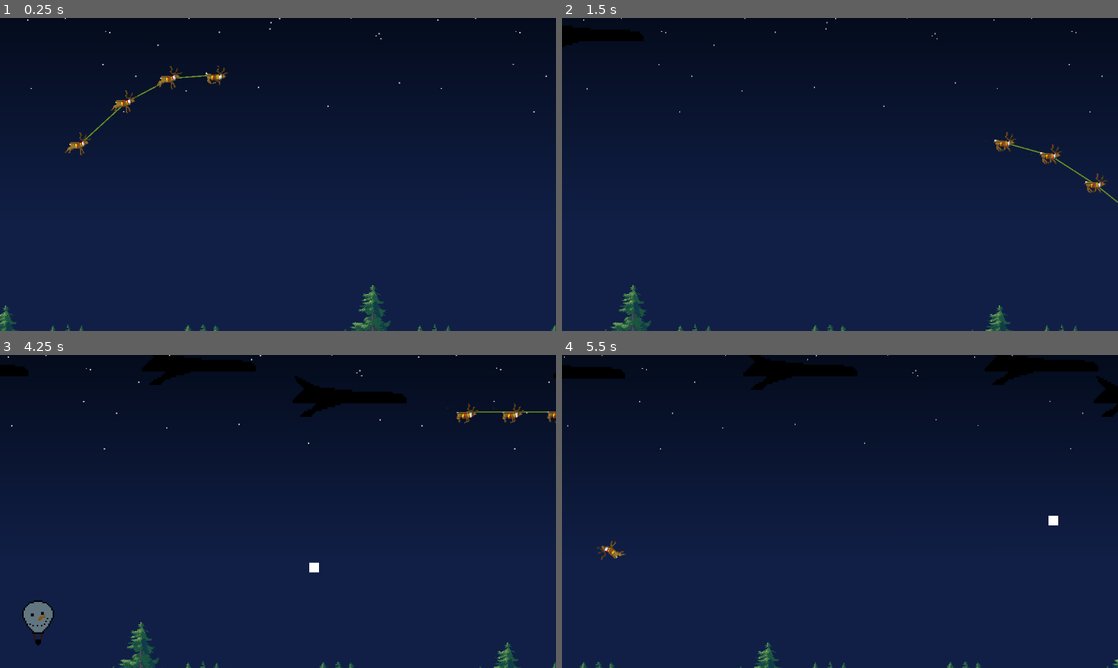
Above: before the commit, frames 1-4 (two rows, left to right).
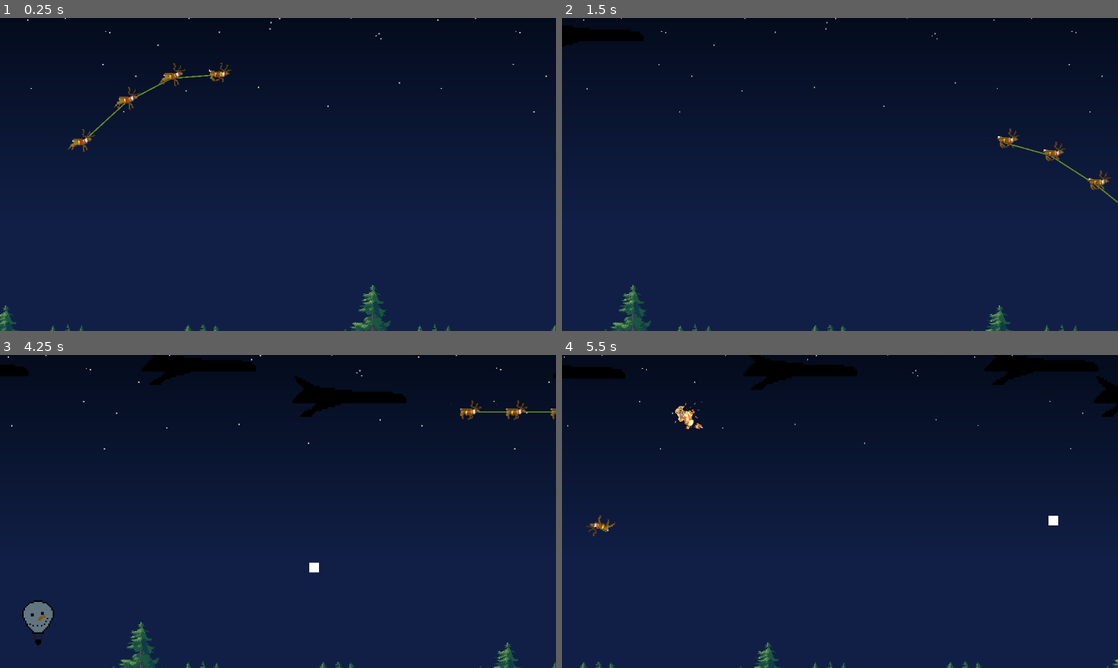
Above: after the commit, the same moments.

Repository: lohchness/santa-claus
Game: Godot game, scene res://level/level.tscn
Two runs of this game, one before a commit and one after it. Both use one fixed random seed, a clock stepped at 60 frames per second and the inputs below.
Inputs (mouse positions are in pixels of both pictures, inside the frame that each line leads up to):
- Up to frame 1 (0.25 s): no input
- Up to frame 2 (1.5 s): move the mouse to (962, 158) at 0.52 s; hold Right (right) 0.53-1.28 s; move the mouse to (728, 190) at 1.27 s; hold Down (down) from 1.28 s (still down)
- Up to frame 3 (4.25 s): move the mouse to (333, 442) at 2.02 s; release Down (down) at 2.03 s; hold Right (right) 2.03-2.78 s; move the mouse to (250, 574) at 2.77 s; hold Up (up) 2.78-3.53 s; move the mouse to (444, 558) at 3.52 s; hold Left (left) from 3.53 s (still down)
- Up to frame 4 (5.5 s): move the mouse to (673, 464) at 4.27 s; move the mouse to (867, 511) at 5.02 s; release Left (left) at 5.03 s; hold Down (down) from 5.03 s (still down)

The runs differ from the first frame. In frame 1, 0.6% of the frame differs, in the area x 11-42%, y 14-44%; in frame 2, 0.5%; in frame 3, 0.3%; in frame 4, 0.4%.

Commit message:
fix: reindeer hitbox

Diff:
--- a/characters/reindeer/reindeer.tscn
+++ b/characters/reindeer/reindeer.tscn
@@ -4,7 +4,7 @@
 [ext_resource type="Texture2D" uid="uid://dnlnnqwdfvyhg" path="res://characters/reindeer/reindeerspritesheet.png" id="2_4kmdv"]
 
 [sub_resource type="RectangleShape2D" id="RectangleShape2D_4pfxu"]
-size = Vector2(100, 100)
+size = Vector2(100, 50)
 
 [sub_resource type="AtlasTexture" id="AtlasTexture_4kmdv"]
 atlas = ExtResource("2_4kmdv")
@@ -103,7 +103,7 @@
 script = ExtResource("1_rjcl0")
 
 [node name="AnimatedSprite2D" type="AnimatedSprite2D" parent="."]
-position = Vector2(-14, 3)
+position = Vector2(0, -10)
 scale = Vector2(4, 4)
 sprite_frames = SubResource("SpriteFrames_hunpn")
 autoplay = "default"
